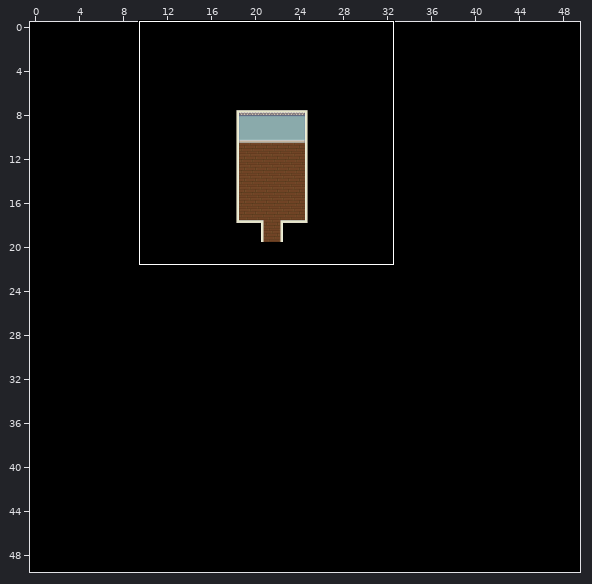
An edit to a level. Tiled map, android/assets/map/houseByTheLake.tmx. Above: a wide view before the commit, with the close-up outlined.
Close-up. Before the commit:
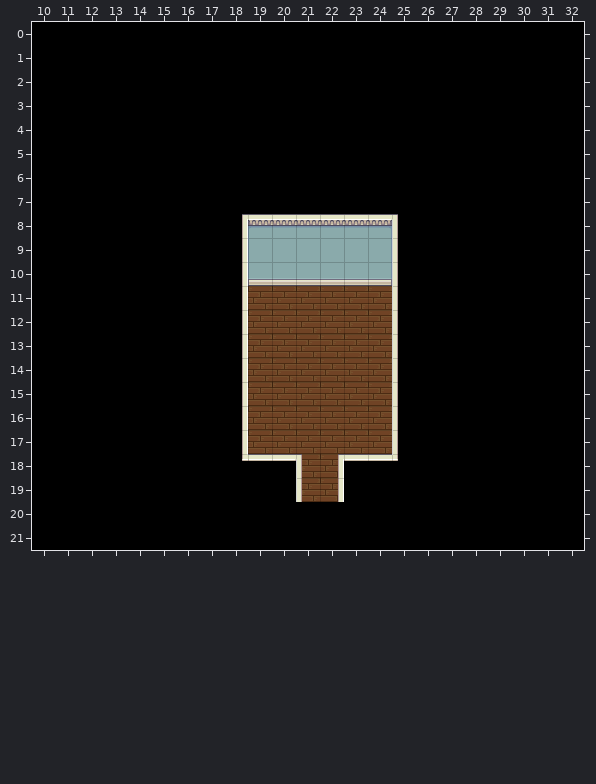
Cells are 32x32 px. Shown: x 10..32, y 0..21.
After:
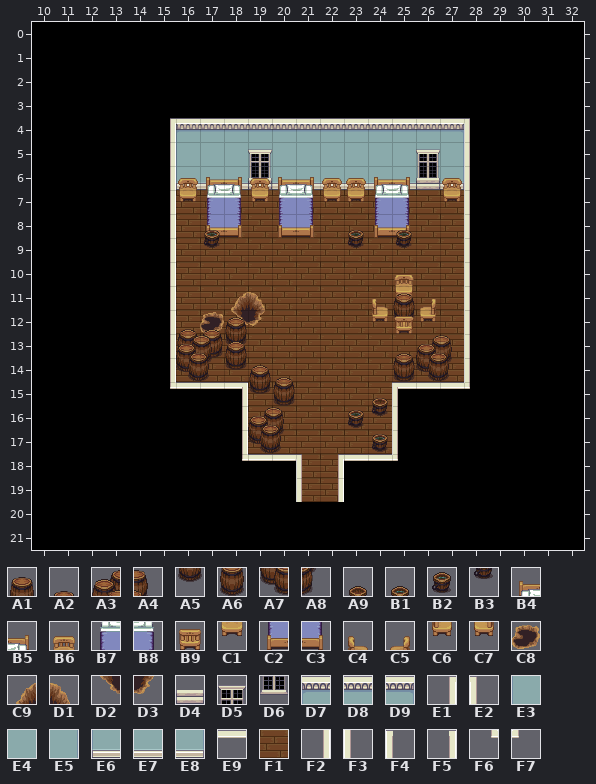
Key: from "barrel": A1 0, A2 1, A3 2, A4 3, A5 4, A6 5, A7 6, A8 7; from "buckets": A9 1, B1 2, B2 3, B3 4; from "country": B4 0, B5 1, B6 3, B7 5, B8 6, B9 7, C1 8, C2 10, C3 11, C4 13, C5 14, C6 18, C7 19; from "hole": C8 0, C9 6, D1 8, D2 12, D3 14; from "house": D4 4, D5 8, D6 17; from "inside": D7 0, D8 1, D9 2, E1 3, E2 4, E3 10, E4 11, E5 12, E6 20, E7 21, E8 22, E9 31, F1 40, F2 41, F3 42, F4 43, F5 44, F6 51, F7 52.
__ is an empty cell.
Tiles of an added or newly shown layer are drawn over the layers below it.
Changes in this commit:
Layer "Floor":
y 7..10: x 16..27 __ __ __ __ __ __ __ __ __ __ __ __ -> F1 F1 F1 F1 F1 F1 F1 F1 F1 F1 F1 F1
y 11..14: x 16..18 __ __ __ -> F1 F1 F1; x 25..27 __ __ __ -> F1 F1 F1
Layer "Walls":
y 4: x 15..28 __ __ __ __ __ __ __ __ __ __ __ __ __ __ -> E1 D7 D8 D8 D8 D8 D8 D8 D8 D8 D8 D8 D9 E2
y 5: x 15..28 __ __ __ __ __ __ __ __ __ __ __ __ __ __ -> F2 E3 E4 E4 E4 E4 E4 E4 E4 E4 E4 E4 E5 F3
y 6: x 15..28 __ __ __ __ __ __ __ __ __ __ __ __ __ __ -> F2 E6 E7 E7 E7 E7 E7 E7 E7 E7 E7 E7 E8 F3
y 7: x 15 __ -> F2; x 28 __ -> F3
y 8: x 15 __ -> F2; x 18..25 E1 D7 D8 D8 D8 D8 D9 E2 -> __ __ __ __ __ __ __ __; x 28 __ -> F3
y 9: x 15 __ -> F2; x 18..25 F2 E3 E4 E4 E4 E4 E5 F3 -> __ __ __ __ __ __ __ __; x 28 __ -> F3
y 10: x 15 __ -> F2; x 18..25 F2 E6 E7 E7 E7 E7 E8 F3 -> __ __ __ __ __ __ __ __; x 28 __ -> F3
y 11: x 15 __ -> F2; x 18..19 F2 __ -> C9 D1; x 25 F3 -> __; x 28 __ -> F3
y 12: x 15 __ -> F2; x 17..19 __ F2 __ -> C8 D2 D3; x 25 F3 -> __; x 28 __ -> F3
y 13..14: x 15 __ -> F2; x 18 F2 -> __; x 25 F3 -> __; x 28 __ -> F3
y 15: x 15..18 __ __ __ F2 -> F6 E9 E9 E9; x 25..28 F3 __ __ __ -> E9 E9 E9 F7
Layer "Walls (higher prio)" (added):
y 15: x 18 __ -> F5; x 25 __ -> F4
Layer "WallDecorations" (added):
y 5: x 19 __ -> D5; x 26 __ -> D5
y 6: x 19 __ -> D6; x 26 __ -> D6
Layer "WallDecorations (higher prio)" (added):
y 6: x 19 __ -> D4; x 26 __ -> D4
Layer "Props (lower prio)" (added):
y 10: x 25 __ -> B6
y 11: x 25 __ -> C1
y 12: x 16..17 __ __ -> A2 A2
y 13: x 16..17 __ __ -> A6 A6
Layer "Props" (added):
y 6: x 16..25 __ __ __ __ __ __ __ __ __ __ -> B6 B4 B5 B6 B4 B5 B6 B6 B4 B5; x 27 __ -> B6
y 7: x 16..25 __ __ __ __ __ __ __ __ __ __ -> C1 B7 B8 C1 B7 B8 C1 C1 B7 B8; x 27 __ -> C1
y 8: x 17..18 __ __ -> C2 C3; x 20..21 __ __ -> C2 C3; x 24..25 __ __ -> C2 C3
y 11: x 24..26 __ __ __ -> C4 A1 C5
y 12: x 18 __ -> A1; x 24..26 __ __ __ -> C6 A5 C7
y 13: x 16..18 __ __ __ -> A3 A4 A5; x 25..27 __ __ __ -> A2 A3 A4
y 14: x 16..17 __ __ -> A7 A8; x 19..20 __ __ -> A1 A2; x 25..27 __ __ __ -> A6 A7 A8
y 15: x 19..20 __ __ -> A5 A6; x 24 __ -> A9
y 16: x 19..20 __ __ -> A3 A4; x 23..24 __ __ -> B2 B3
y 17: x 19..20 __ __ -> A7 A8; x 24 __ -> B2
Layer "Props (higher prio)" (added):
y 8: x 17 __ -> B1; x 23 __ -> B1; x 25 __ -> B1
y 9: x 17 __ -> B3; x 23 __ -> B3; x 25 __ -> B3
y 12: x 25 __ -> B9
y 13: x 18 __ -> A1
y 14: x 18 __ -> A5
Changed places in both close-ups, as pixel boxes (x1, y1, x2, y2):
changed: (170, 118, 470, 453)
